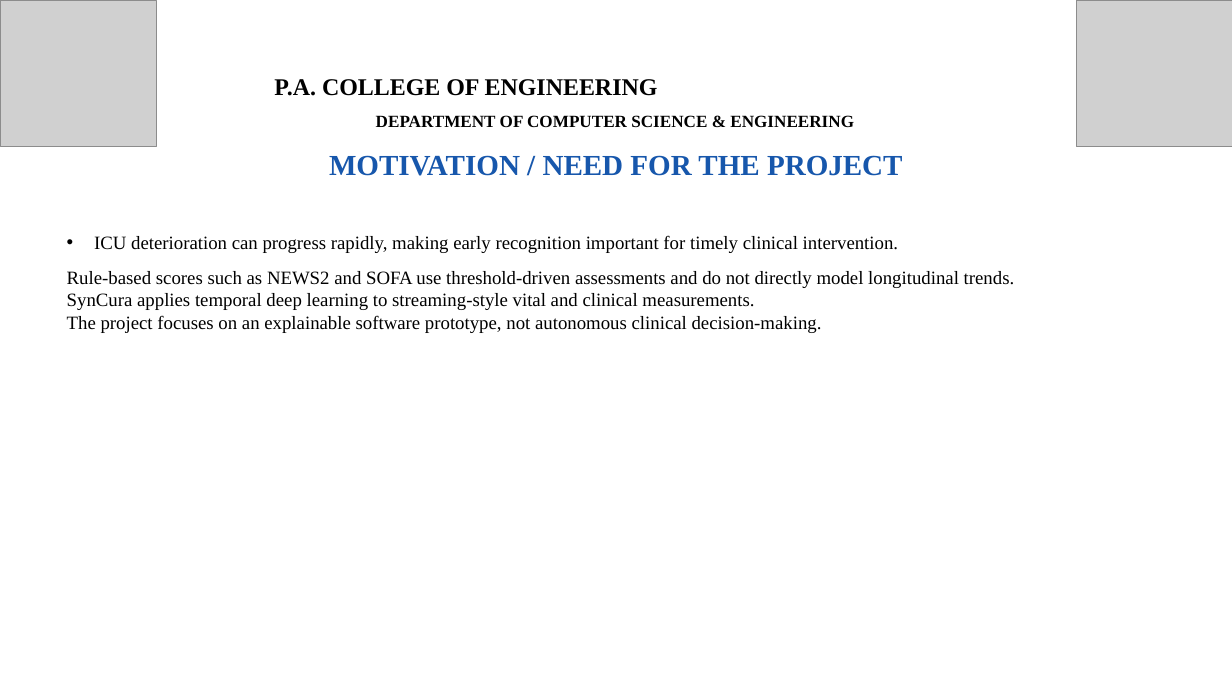
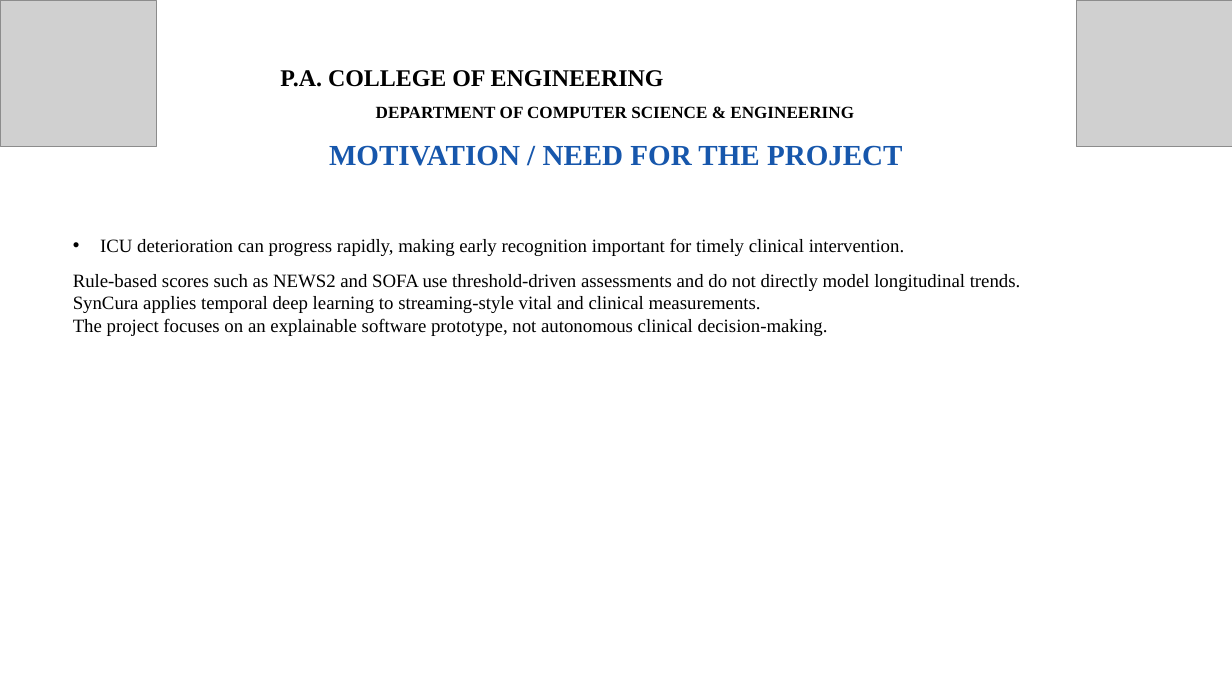
Before and after one commit to Dinaltium/SynCura, a slide deck: slide 3 of ppt/SynCura_Deck_V2.pptx. Drawn at 1232x693 pixels with LibreOffice and Linux fonts; fonts in the diff are those of the drawing; grey boxes stand for pictures. Boxes give left, top, right and bottom in pixels: in the first picture for what was removed or moved away, otherwise in the second. Text is boxed around its words. In the diff, an @@ line names an element or a change of style, - is before the commit and + after.

```diff
--- a/ppt/SynCura_Deck_V2.pptx
+++ b/ppt/SynCura_Deck_V2.pptx
@@ text "P.A. COLLEGE OF ENGINEERING DEPARTMENT ..." at box(280, 70, 854, 118): vertical alignment middle to top @@
@@ text "MOTIVATION / NEED FOR THE ..." at box(329, 145, 903, 166): vertical alignment middle to top @@
@@ text "ICU deterioration can progress rapidly, ...": place and size @@
-text "ICU deterioration can progress rapidly, ..." at box(67, 235, 1015, 333)
+text "ICU deterioration can progress rapidly, ..." at box(73, 238, 1021, 336)
```
Also in this commit, not shown: 15 other slides changed.
